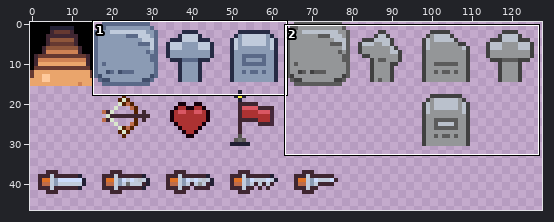
Two states of a pixel-art file, attic/resources/misc.aseprite. The picture above shows the old version from afar; the outline marks the close-up.
Close-up. Earlier state:
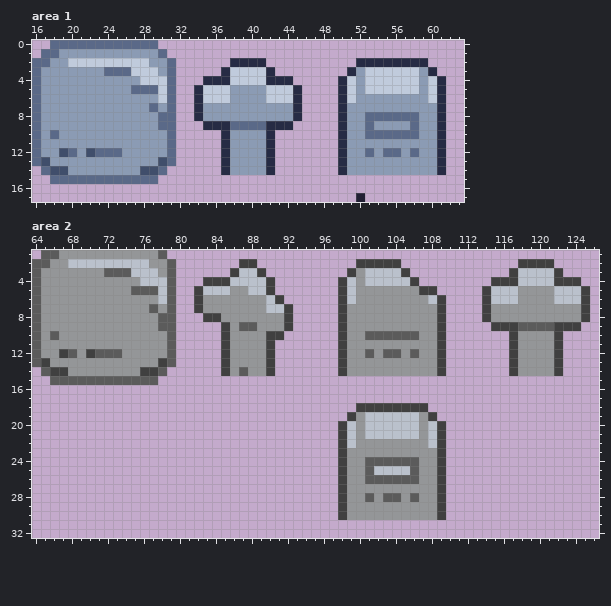
128x64 pixels, 1 frame. Shown: area 1: x 16..63, y 0..17; area 2: x 64..126, y 1..32. The wide view leaves out empty margins.
After:
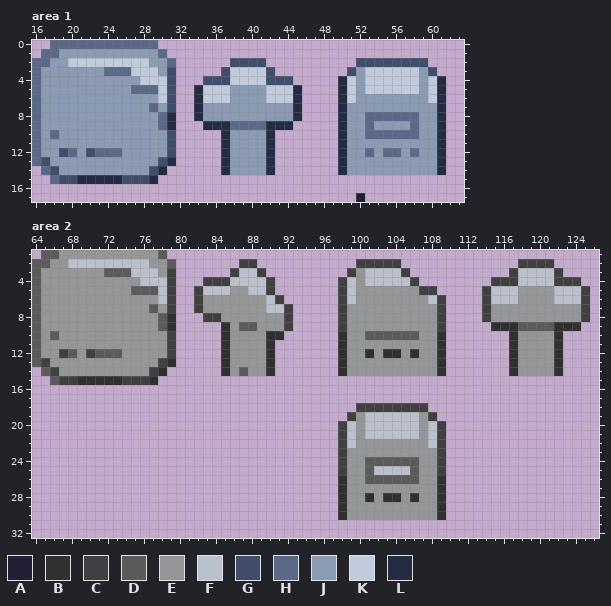
Palette (. is transparent): A #222034  B #303030  C #404040  D #5b5b5b  E #949698  F #bac1cc  G #404e6b  H #5a6988  J #8b9bb4  K #c0cbdc  L #262b44
Change:
Changed rows in their new state; - is an unchanged pixel.
Area 1:
first column x 19:
 2 -------------------GGGG----------GGGGGGGG-
 3 ------------G-----G----G--------G--------G
 4 ------------G---GGG----GGG----------------
 5 ------------G-----------------------------
 6 ------------G-----------------------------
 7 ------------G-----------------------------
 8 ------------L-----------------------------
 9 ------------L-----------------------------
10 ------------G-----------------------------
11 ------------G-----------------------------
12 ------------G-----------------------------
13 ------------L-----------------------------
14 J--------J-L------------------------------
15 GGLLLLLGGGL-------------------------------
Area 2:
first column x 67:
 3 ------------C---------------------------------------------
 4 ------------C---------------------------------------------
 5 ------------C---------------------------------------------
 6 ------------C---------------------------------------------
 7 ------------C---------------------------------------------
 8 ------------B---------------------------------------------
 9 ------------B-----B-----------------------------BBB----BBB
10 ------------C-----B----BB------B----------B-------B----B--
11 ------------C-----B----B-------B----------B-------B----B--
12 ------------C-----B----B-------B--B-BB-B--B-------B----B--
13 ------------B-----B----B-------B----------B-------B----B--
14 E--------E-B------B----B-------B----------B-------B----B--
15 CCBBBBBCCCB-----------------------------------------------
first column x 98:
26 B----------B
27 B----------B
28 B--B-BB-B--B
29 B----------B
30 B----------B
Changed places in both close-ups, as pixel boxes (x1, y1, x2, y2):
changed: (59, 58, 293, 184)
changed: (347, 58, 437, 76)
changed: (59, 268, 176, 385)
changed: (221, 322, 284, 376)
changed: (491, 322, 518, 376)
changed: (554, 322, 581, 376)
changed: (338, 331, 446, 376)
changed: (338, 475, 446, 520)
